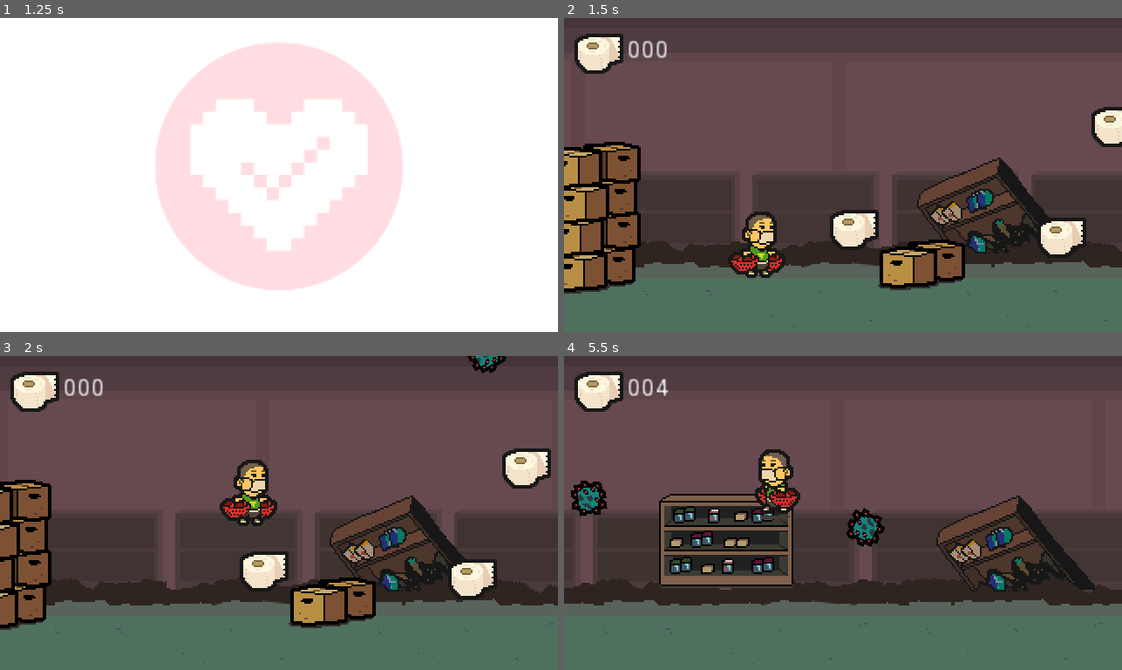
Above: before the commit, frames 1-4 (two rows, left to right).
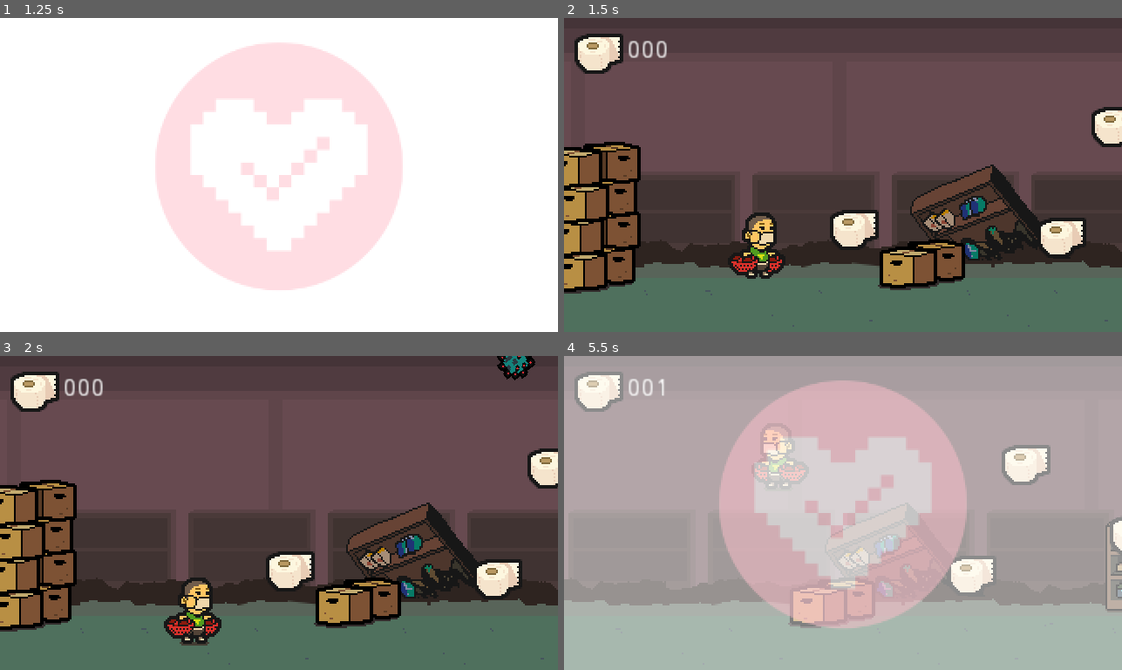
Above: after the commit, the same moments.

Repository: progsource/ssj2020_1
Game: Godot game, scene res://scenes/GameStart.tscn
The game is run twice, just before and just after one commit, with the same random seed, the same clock (stepped at 60 frames per second) and the same inputs.
Inputs:
- Up to frame 1 (1.25 s): click "Start" at 0.5 s
- Up to frame 2 (1.5 s): hold Right (ui_right) from 1.28 s (still down)
- Up to frame 3 (2 s): keep holding Right (ui_right); tap Space (ui_select) at 1.52 s
- Up to frame 4 (5.5 s): tap Space (ui_select) at 2.27, 3.77, 4.52, 5.27 s; release Right (ui_right) at 2.78 s; hold Left (ui_left) 2.78-3.53 s; hold Right (ui_right) 3.53-5.03 s; hold Left (ui_left) from 5.03 s (still down)

Frame 1 is identical in both runs. In frame 2, 3.3% of the frame differs, in the area x 29-88%, y 44-84%; in frame 3, 20%; in frame 4, 100%, in the area x 0-100%, y 0-100%.

Commit message:
Polishing little bit bg, added little bit more gameplay

Diff:
--- a/code/packed/Background.tscn
+++ b/code/packed/Background.tscn
@@ -29,4 +29,4 @@
 region_rect = Rect2( 0, 0, 640, 60 )
 
 [node name="ObstacleParallaxLayer" type="ParallaxLayer" parent="."]
-motion_scale = Vector2( 0.9, 1 )
+motion_scale = Vector2( 0.96, 1 )
--- a/code/packed/Platform.tscn
+++ b/code/packed/Platform.tscn
@@ -12,6 +12,7 @@
 anchor_bottom = 1.0
 margin_top = -32.0
 margin_right = 128.0
+margin_bottom = -16.0
 texture = ExtResource( 1 )
 patch_margin_left = 1
 patch_margin_top = 1
@@ -22,4 +23,4 @@
 }
 
 [node name="CollisionPolygon2D" type="CollisionPolygon2D" parent="."]
-polygon = PoolVector2Array( 0, 0, 0, -32, 128, -32, 128, 0 )
+polygon = PoolVector2Array( -110, 0, -110, -32, 18, -32, 18, 0 )
--- a/code/scenes/Game.tscn
+++ b/code/scenes/Game.tscn
@@ -27,8 +27,8 @@
 [node name="Platforms" type="Node" parent="."]
 
 [node name="Platform" parent="Platforms" instance=ExtResource( 2 )]
-position = Vector2( 0, 180 )
-size = Vector2( 320, 32 )
+position = Vector2( 0, 196 )
+size = Vector2( 320, 16 )
 
 [node name="deko" type="Node" parent="."]
 
@@ -37,16 +37,33 @@
 texture = ExtResource( 13 )
 region_rect = Rect2( 0, 0, 32, 32 )
 
+[node name="Sprite2" type="Sprite" parent="deko"]
+position = Vector2( 2800, 164 )
+texture = ExtResource( 13 )
+region_rect = Rect2( 0, 0, 32, 32 )
+
 [node name="Virus2" type="Node" parent="."]
 
 [node name="Virus" parent="Virus2" instance=ExtResource( 3 )]
 position = Vector2( 441.924, 96.0329 )
+
+[node name="Virus2" parent="Virus2" instance=ExtResource( 3 )]
+position = Vector2( 1200, 96.033 )
+
+[node name="Virus3" parent="Virus2" instance=ExtResource( 3 )]
+position = Vector2( 1850, 96.033 )
 
 [node name="MagneticVirus" parent="Virus2" instance=ExtResource( 9 )]
 position = Vector2( 221.122, -12.5443 )
 
 [node name="MagneticVirus2" parent="Virus2" instance=ExtResource( 9 )]
 position = Vector2( 700, -150 )
+
+[node name="MagneticVirus3" parent="Virus2" instance=ExtResource( 9 )]
+position = Vector2( 3000, -150 )
+
+[node name="MagneticVirus4" parent="Virus2" instance=ExtResource( 9 )]
+position = Vector2( 5000, -150 )
 
 [node name="boxes" type="Node" parent="."]
 
@@ -57,6 +74,9 @@
 [node name="Box2" parent="boxes" instance=ExtResource( 11 )]
 position = Vector2( 110, 140 )
 
+[node name="Box8" parent="boxes" instance=ExtResource( 11 )]
+position = Vector2( 2000, 140 )
+
 [node name="Box3" parent="boxes" instance=ExtResource( 11 )]
 position = Vector2( 700, 120 )
 box_size = 1
@@ -65,8 +85,16 @@
 position = Vector2( 760, 110 )
 box_size = 3
 
+[node name="Box7" parent="boxes" instance=ExtResource( 11 )]
+position = Vector2( 1500, 110 )
+box_size = 3
+
 [node name="Box5" parent="boxes" instance=ExtResource( 11 )]
-position = Vector2( 1000, 110 )
+position = Vector2( 1000, 130 )
+box_size = 2
+
+[node name="Box6" parent="boxes" instance=ExtResource( 11 )]
+position = Vector2( 1400, 130 )
 box_size = 2
 
 [node name="Player" parent="." instance=ExtResource( 1 )]
@@ -103,6 +131,12 @@
 [node name="Toiletpaper7" parent="Items" instance=ExtResource( 4 )]
 position = Vector2( 800, 60 )
 
+[node name="Toiletpaper8" parent="Items" instance=ExtResource( 4 )]
+position = Vector2( 1450, 150 )
+
+[node name="Toiletpaper9" parent="Items" instance=ExtResource( 4 )]
+position = Vector2( 1950, 110 )
+
 [node name="CanvasLayer" type="CanvasLayer" parent="."]
 
 [node name="HUD" parent="CanvasLayer" instance=ExtResource( 6 )]
@@ -110,7 +144,7 @@
 [node name="SceneLoader" parent="CanvasLayer" instance=ExtResource( 8 )]
 
 [node name="EndGame" type="Node2D" parent="."]
-position = Vector2( 2000, 0 )
+position = Vector2( 7000, 0 )
 
 [node name="Granny" parent="EndGame" instance=ExtResource( 10 )]
 position = Vector2( 739, 130 )
--- a/code/scripts/Background.gd
+++ b/code/scripts/Background.gd
@@ -19,10 +19,10 @@
 const obstacle_scene = preload("res://packed/BackgroundObstacle.tscn")
 # y positions
 const obstacle_definitions = {
-	ObstacleType.LIGHT : 96.0,
-	ObstacleType.SHELF : 160.0,
-	ObstacleType.VEGGIES : 160.0,
-	ObstacleType.GLASS : 160.0,
+	ObstacleType.LIGHT : 86.0,
+	ObstacleType.SHELF : 164.0,
+	ObstacleType.VEGGIES : 170.0,
+	ObstacleType.GLASS : 174.0,
 }
 
 
Not shown, changed: docs/index.pck
